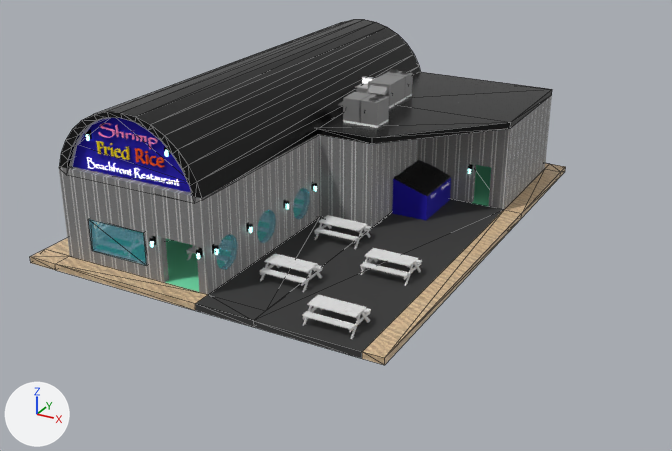
What one commit did to the glTF model Gangsta Wizards/Main/BUILDINGS/Assembly/A-2/Shrimp Fried Rice.glb.
The view is the same before and after, from a camera (50 mm lens) standing at (24.9, -38.0, 18.2) and looking at (4.0, -0.1, -0.8). Lighting does not change. The marker at lower left points along +X, +Y and +Z. The first picture is the older version. Mesh edges are drawn as thin lines on the coarser meshes. Objects named as collision shapes, trigger or cutter boxes, shadow casters or lower levels of detail are left out. Where no turn or scale is listed for an object, it has been applied to the vertices.

In view in the first picture: 'Dumpster', 'Ext Walls', 'Floor', 'Picnic Table', 'RTU', 'Rect Windows', 'Roof 1', 'Roof 2', 'Round Windows', 'Sign' and 2 more.
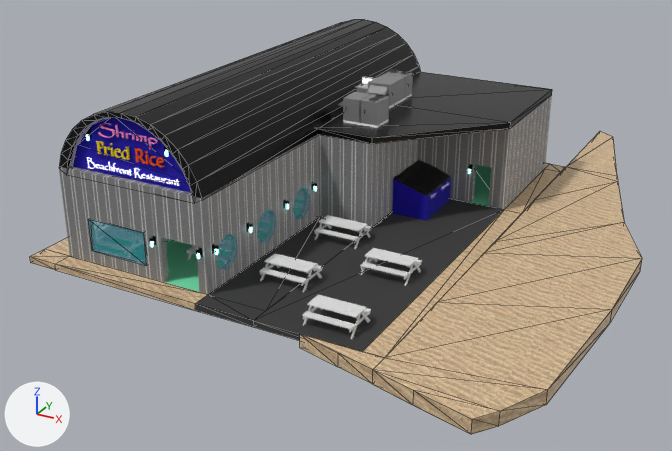
Changed parts and their boxes [x1, y1, x2, y2] in the pictures (672 x 451 px):
'Ground', added (beige)
    after: [300, 131, 642, 434]

The change in detail:
Mesh me_cube_021 is new.
It has 40 vertices, 76 faces and spans x 8.7..18.7, y -13.6..19.1, z -0.3..0.3.
It uses material mat_sand (picture img_sand).
Object 'Ground' (ob_ground) is new; it shows me_cube_021.
Its location is (0.0, 0.0, -0.15).
